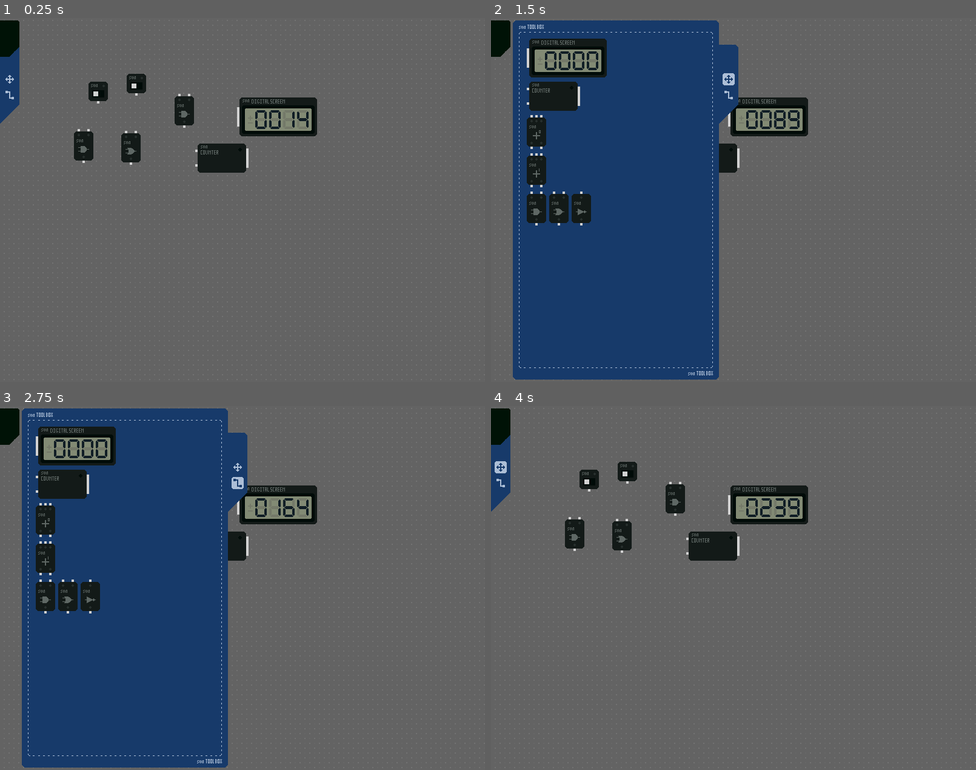
Above: before the commit, frames 1-4 (two rows, left to right).
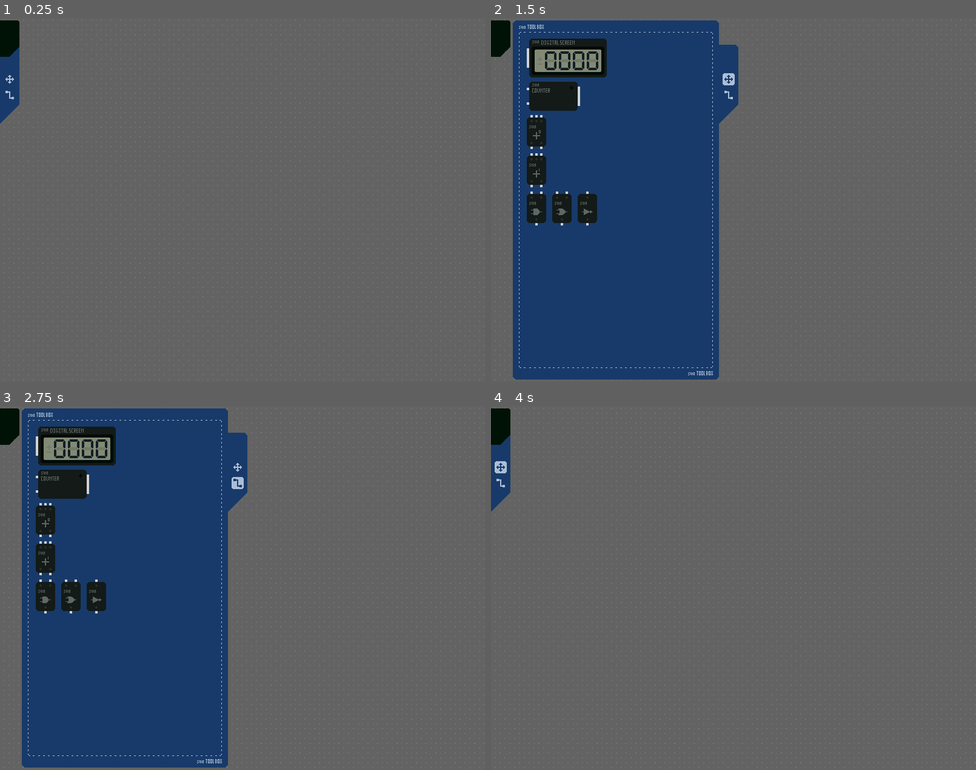
Above: after the commit, the same moments.

Repository: xiaowangxu/sun-Logic-Playground
Game: Godot game, scene res://Playground.tscn
The game is run twice, just before and just after one commit, with the same random seed, the same clock (stepped at 60 frames per second) and the same inputs.
Inputs (mouse positions are in pixels of both pictures, inside the frame that each line leads up to):
- Up to frame 1 (0.25 s): no input
- Up to frame 2 (1.5 s): click (500, 58) at 0.52 s; click (728, 79) at 1.25 s
- Up to frame 3 (2.75 s): click (237, 482) at 2 s
- Up to frame 4 (4 s): click (728, 446) at 2.77 s; click (500, 467) at 3.5 s

The runs differ from the first frame. In frame 1, 3.7% of the frame differs, in the area x 15-66%, y 15-43%; in frame 2, 2.3%; in frame 3, 2.2%; in frame 4, 3.7%.

Commit message:
Add Module feature

Diff:
--- a/Camera2D.gd
+++ b/Camera2D.gd
@@ -72,7 +72,7 @@
 		self.IsDragging = false
 		self.emit_signal("on_drop")
 
-	if self.IsDragging and event is InputEventMouseMotion:
+	if self.IsDragging and event is InputEventMouseMotion :
 		self.position -= (event.position - LastPosition) * self.zoom
 		self.LastPosition = event.position
 		self.emit_signal("is_dragging")
--- a/Module/ModuleScript/Module.gd
+++ b/Module/ModuleScript/Module.gd
@@ -43,23 +43,19 @@
 			self.add_to_group("dragging_module")
 			self.LastPosition = event.position
 			self.IsDragging = true
-			var parent : Node = self.get_parent()
 		else :
 			var module = get_tree().get_nodes_in_group("dragging_module")[0]
-			if module.get_index() < self.get_index() :
+			if module.get_index() <= self.get_index() :
 				module.IsDragging = false
 				module.remove_from_group("dragging_module")
 				self.add_to_group("dragging_module")
 				self.LastPosition = event.position
 				self.IsDragging = true
-				get_tree().set_input_as_handled()
 			else :
 				self.IsDragging = false
-	#print(get_tree().get_nodes_in_group("dragging_module"))
 	pass
 
 func _unhandled_input(event):
-
 	if not self.IsDragging :
 		return
 
@@ -69,12 +65,14 @@
 		self.IsDragging = false
 		self.LastDragState = false
 
+	#self.get_tree().set_input_as_handled()
+
 	if event is InputEventMouseMotion:
 		if not self.LastDragState :
 			self.LastDragState = true
-			var parent : Node = self.get_parent()
 			self.emit_signal("on_drag")
 			if self.IsDragging :
+				var parent : Node = self.get_parent()
 				parent.move_child(self, parent.get_child_count())
 
 	if self.IsDragging and event.is_action_released("mouse_left") :
--- a/ModuleView.gd
+++ b/ModuleView.gd
@@ -1,10 +1,25 @@
 extends MarginContainer
 
 export(PackedScene) var Module : PackedScene
+export(String) var Name : String = ""
 
-# Called when the node enters the scene tree for the first time.
+signal on_ButtonAdd_Clicked(modulepackedscene, mouseposition)
+
 func _ready():
+	set_process(false)
+	set_physics_process(false)
+
+	self.connect("on_ButtonAdd_Clicked", self.get_node("/root/Playground/NewModuleLayer"), "on_ButtonAdd_clicked")
+
 	var module = Module.instance()
+
+	if self.Name != "" :
+		$HBoxContainer/VBoxContainer/NameLabel.text = self.Name
+		$HBoxContainer/VBoxContainer/NameLabel.visible = true
+	else :
+		$HBoxContainer/VBoxContainer/NameLabel.visible = false
+
+	module.DragEnable = false
 
 	var additionalvec : Vector2 = Vector2.ZERO
 
@@ -29,4 +44,12 @@
 	$HBoxContainer/ViewportContainer/Viewport.size = modulesize
 
 	#self.rect_min_size = modulesize
-	pass # Replace with function body.
+	pass
+
+func _on_ViewportContainer_gui_input(event) :
+	if event.is_action_pressed("mouse_left") :
+		#print("left Mouse Clicked")
+		self.get_tree().set_input_as_handled()
+		#print(event.position)
+		self.emit_signal("on_ButtonAdd_Clicked", self.Module, event.position)
+	pass
--- a/ModuleView.tscn
+++ b/ModuleView.tscn
@@ -23,22 +23,15 @@
 render_target_update_mode = 3
 
 [node name="VBoxContainer" type="VBoxContainer" parent="HBoxContainer"]
-visible = false
 margin_left = 5.0
-margin_right = 34.0
+margin_right = 5.0
 margin_bottom = 600.0
 size_flags_stretch_ratio = 0.0
 
-[node name="Label" type="Label" parent="HBoxContainer/VBoxContainer"]
-margin_right = 29.0
+[node name="NameLabel" type="Label" parent="HBoxContainer/VBoxContainer"]
+visible = false
+margin_right = 20.0
 margin_bottom = 14.0
 size_flags_vertical = 1
 custom_colors/font_color = Color( 1, 1, 1, 1 )
-text = "AND"
-
-[node name="Label2" type="Label" parent="HBoxContainer/VBoxContainer"]
-margin_top = 18.0
-margin_right = 29.0
-margin_bottom = 32.0
-size_flags_vertical = 1
-custom_colors/font_color = Color( 1, 1, 1, 1 )
+[connection signal="gui_input" from="HBoxContainer/ViewportContainer" to="." method="_on_ViewportContainer_gui_input"]
--- /dev/null
+++ b/NewModuleLayer.gd
@@ -0,0 +1,40 @@
+extends CanvasLayer
+
+var NewModule : Module = null
+var MousePosition : Vector2 = Vector2.ZERO
+
+signal on_NewModule_drop(newmodulelist)
+
+func _ready():
+	set_process(false)
+	set_physics_process(false)
+	pass
+
+func on_ButtonAdd_clicked(modulepackedscene : PackedScene, mouseposition : Vector2):
+	self.MousePosition = mouseposition
+
+	self.NewModule = modulepackedscene.instance()
+	self.NewModule.DragEnable = false
+
+	if self.NewModule.PinBoarder & 1 :
+		self.MousePosition.y -= 4
+	if self.NewModule.PinBoarder & 4 :
+		self.MousePosition.x -= 4
+
+	self.NewModule.position = self.get_viewport().get_mouse_position() - self.MousePosition
+	self.add_child(self.NewModule)
+	pass
+
+func _input(event):
+	if self.NewModule == null :
+		return
+
+	if event.is_action_released("mouse_left") :
+		self.NewModule = null
+		self.MousePosition = Vector2.ZERO
+		self.emit_signal("on_NewModule_drop", self.get_children())
+
+	if event is InputEventMouseMotion :
+		self.NewModule.position = self.get_viewport().get_mouse_position() - self.MousePosition
+
+	pass
--- a/Playground.gd
+++ b/Playground.gd
@@ -1,7 +1,7 @@
 extends Node2D
 
 var a = 2
-export(Array, NodePath) var ModuleList : Array
+var ModuleList : Array = []
 export(Array, NodePath) var ConnectionList : Array
 
 func connect_LineModule(pina, pinb, line) -> void:
@@ -11,16 +11,12 @@
 	line.connect_Pin(pinb)
 	pass
 
+func add_Module(newmodule) -> void :
+	if not self.ModuleList.has(newmodule) :
+		self.ModuleList.append(newmodule)
+	pass
+
 func _ready():
-	$Counter/Pin.connect_Line($ConnectionLine/Line)
-	$DigitalNumberScreen4/Pin_Number.connect_Line($ConnectionLine/Line)
-	$ConnectionLine/Line.connect_Pin($Counter/Pin)
-	$ConnectionLine/Line.connect_Pin($DigitalNumberScreen4/Pin_Number)
-
-	self.connect_LineModule($AndGate2/Pin_A, $Button1/Pin, $ConnectionLine/Line2)
-	self.connect_LineModule($AndGate3/Pin_B, $Button2/Pin, $ConnectionLine/Line3)
-	self.connect_LineModule($AndGate2/Pin_R, $AndGate3/Pin_A, $ConnectionLine/Line4)
-	self.connect_LineModule($AndGate3/Pin_R, $AndGate2/Pin_B, $ConnectionLine/Line5)
 	pass
 
 func _process(delta : float) -> void:
@@ -30,7 +26,21 @@
 
 func update_Playground() -> void:
 	for module in ModuleList:
-		get_node(module).Update()
+		module.Update()
 	for line in ConnectionList:
 		get_node(line).Update()
 	pass
+
+
+func _on_NewModuleLayer_on_NewModule_drop(newmodulelist):
+	#print(newmodulelist)
+	for newmodule in newmodulelist :
+		newmodule.get_parent().remove_child(newmodule)
+		newmodule.position = (newmodule.position - self.get_viewport_rect().size / 2) * GlobalData.CameraZoom + $Camera2D.position + newmodule.get_node("Area2D/CollisionShape2D").shape.extents * (GlobalData.CameraZoom - 1)
+		$ModuleLayer.add_child(newmodule)
+		var parent : Node = newmodule.get_parent()
+		parent.move_child(newmodule, 0)
+		parent.move_child(newmodule, parent.get_child_count())
+		newmodule.DragEnable = true
+		self.add_Module(newmodule)
+	pass
--- a/Playground.tscn
+++ b/Playground.tscn
@@ -2,33 +2,33 @@
 
 [ext_resource path="res://Playground.gd" type="Script" id=1]
 [ext_resource path="res://Camera2D.gd" type="Script" id=2]
-[ext_resource path="res://BoxLayer.gd" type="Script" id=3]
-[ext_resource path="res://Assets/Panel.png" type="Texture" id=4]
-[ext_resource path="res://ToolBox.gd" type="Script" id=5]
-[ext_resource path="res://Assets/Logo.png" type="Texture" id=6]
-[ext_resource path="res://Assets/Tab.png" type="Texture" id=7]
-[ext_resource path="res://Assets/Button/ToolBoxButtonGroup.tres" type="ButtonGroup" id=8]
-[ext_resource path="res://Assets/Button/Move-default.png" type="Texture" id=9]
-[ext_resource path="res://Assets/Button/Move-fouse.png" type="Texture" id=10]
-[ext_resource path="res://Assets/Button/Move-hover.png" type="Texture" id=11]
-[ext_resource path="res://Assets/Button/Connect-default.png" type="Texture" id=12]
-[ext_resource path="res://Assets/Button/Connect-fouse.png" type="Texture" id=13]
-[ext_resource path="res://Assets/Button/Connect-hover.png" type="Texture" id=14]
-[ext_resource path="res://Theme.tres" type="Theme" id=15]
-[ext_resource path="res://ModuleView.tscn" type="PackedScene" id=16]
-[ext_resource path="res://Module/DigitalNumberScreen4.tscn" type="PackedScene" id=17]
-[ext_resource path="res://Module/Counter.tscn" type="PackedScene" id=18]
-[ext_resource path="res://Module/Adder0.tscn" type="PackedScene" id=19]
-[ext_resource path="res://Module/Adder1.tscn" type="PackedScene" id=20]
-[ext_resource path="res://Module/AndGate2.tscn" type="PackedScene" id=21]
-[ext_resource path="res://Module/OrGate2.tscn" type="PackedScene" id=22]
-[ext_resource path="res://Module/NotGate.tscn" type="PackedScene" id=23]
-[ext_resource path="res://Assets/Panel-run.png" type="Texture" id=24]
-[ext_resource path="res://Assets/Logo-run.png" type="Texture" id=25]
-[ext_resource path="res://Assets/Tab-run.png" type="Texture" id=26]
-[ext_resource path="res://Connection/Line.tscn" type="PackedScene" id=27]
-[ext_resource path="res://Assets/Background.png" type="Texture" id=28]
-[ext_resource path="res://Module/Button1.tscn" type="PackedScene" id=29]
+[ext_resource path="res://Assets/Background.png" type="Texture" id=3]
+[ext_resource path="res://Connection/Line.tscn" type="PackedScene" id=4]
+[ext_resource path="res://NewModuleLayer.gd" type="Script" id=5]
+[ext_resource path="res://BoxLayer.gd" type="Script" id=6]
+[ext_resource path="res://Assets/Panel.png" type="Texture" id=7]
+[ext_resource path="res://ToolBox.gd" type="Script" id=8]
+[ext_resource path="res://Assets/Logo.png" type="Texture" id=9]
+[ext_resource path="res://Assets/Tab.png" type="Texture" id=10]
+[ext_resource path="res://Assets/Button/ToolBoxButtonGroup.tres" type="ButtonGroup" id=11]
+[ext_resource path="res://Assets/Button/Move-default.png" type="Texture" id=12]
+[ext_resource path="res://Assets/Button/Move-fouse.png" type="Texture" id=13]
+[ext_resource path="res://Assets/Button/Move-hover.png" type="Texture" id=14]
+[ext_resource path="res://Assets/Button/Connect-default.png" type="Texture" id=15]
+[ext_resource path="res://Assets/Button/Connect-fouse.png" type="Texture" id=16]
+[ext_resource path="res://Assets/Button/Connect-hover.png" type="Texture" id=17]
+[ext_resource path="res://Theme.tres" type="Theme" id=18]
+[ext_resource path="res://ModuleView.tscn" type="PackedScene" id=19]
+[ext_resource path="res://Module/DigitalNumberScreen4.tscn" type="PackedScene" id=20]
+[ext_resource path="res://Module/Counter.tscn" type="PackedScene" id=21]
+[ext_resource path="res://Module/Adder0.tscn" type="PackedScene" id=22]
+[ext_resource path="res://Module/Adder1.tscn" type="PackedScene" id=23]
+[ext_resource path="res://Module/AndGate2.tscn" type="PackedScene" id=24]
+[ext_resource path="res://Module/OrGate2.tscn" type="PackedScene" id=25]
+[ext_resource path="res://Module/NotGate.tscn" type="PackedScene" id=26]
+[ext_resource path="res://Assets/Panel-run.png" type="Texture" id=27]
+[ext_resource path="res://Assets/Logo-run.png" type="Texture" id=28]
+[ext_resource path="res://Assets/Tab-run.png" type="Texture" id=29]
 
 [sub_resource type="StyleBoxEmpty" id=1]
 
@@ -37,7 +37,6 @@
 __meta__ = {
 "_edit_lock_": true
 }
-ModuleList = [ NodePath("Counter"), NodePath("DigitalNumberScreen4"), NodePath("Button1"), NodePath("Button2"), NodePath("AndGate2"), NodePath("AndGate3") ]
 ConnectionList = [ NodePath("ConnectionLine/Line"), NodePath("ConnectionLine/Line2"), NodePath("ConnectionLine/Line3"), NodePath("ConnectionLine/Line4"), NodePath("ConnectionLine/Line5") ]
 
 [node name="Camera2D" type="Camera2D" parent="."]
@@ -53,8 +52,90 @@
 
 [node name="Tween" type="Tween" parent="Camera2D"]
 
+[node name="TextureRect" type="TextureRect" parent="."]
+self_modulate = Color( 1, 1, 1, 0.0980392 )
+margin_right = 2160.0
+margin_bottom = 1270.0
+mouse_filter = 2
+texture = ExtResource( 3 )
+stretch_mode = 2
+__meta__ = {
+"_edit_lock_": true
+}
+
+[node name="ConnectionLine" type="Node2D" parent="."]
+z_index = -1
+__meta__ = {
+"_edit_lock_": true
+}
+
+[node name="Line" parent="ConnectionLine" instance=ExtResource( 4 )]
+
+[node name="Line2D" type="Line2D" parent="ConnectionLine/Line"]
+visible = false
+position = Vector2( 703, 441 )
+points = PoolVector2Array( 112, 220, 144, 220 )
+width = 20.0
+default_color = Color( 0.211765, 0.572549, 0.631373, 1 )
+texture_mode = 875706424
+joint_mode = 2
+
+[node name="Line2" parent="ConnectionLine" instance=ExtResource( 4 )]
+LineMode = 1
+
+[node name="Line2D" type="Line2D" parent="ConnectionLine/Line2"]
+visible = false
+position = Vector2( 703, 441 )
+points = PoolVector2Array( 380, 128, 380, 152 )
+width = 4.0
+default_color = Color( 0.211765, 0.572549, 0.631373, 1 )
+texture_mode = 875706424
+joint_mode = 2
+
+[node name="Line3" parent="ConnectionLine" instance=ExtResource( 4 )]
+LineMode = 1
+
+[node name="Line2D" type="Line2D" parent="ConnectionLine/Line3"]
+visible = false
+position = Vector2( 703, 441 )
+points = PoolVector2Array( 452, 130, 452, 154 )
+width = 4.0
+default_color = Color( 0.211765, 0.572549, 0.631373, 1 )
+texture_mode = 875706424
+joint_mode = 2
+
+[node name="Line4" parent="ConnectionLine" instance=ExtResource( 4 )]
+LineMode = 1
+
+[node name="Line2D" type="Line2D" parent="ConnectionLine/Line4"]
+visible = false
+position = Vector2( 703, 441 )
+points = PoolVector2Array( 388, 200, 388, 212.563, 388, 218, 404, 218, 426, 140, 436, 140, 436, 152 )
+width = 4.0
+default_color = Color( 0.211765, 0.572549, 0.631373, 1 )
+texture_mode = 875706424
+joint_mode = 2
+
+[node name="Line5" parent="ConnectionLine" instance=ExtResource( 4 )]
+LineMode = 1
+
+[node name="Line2D" type="Line2D" parent="ConnectionLine/Line5"]
+visible = false
+position = Vector2( 703, 441 )
+points = PoolVector2Array( 444, 200, 444, 218, 428, 218, 408, 140, 396, 140, 396, 152 )
+width = 4.0
+default_color = Color( 0.211765, 0.572549, 0.631373, 1 )
+texture_mode = 875706424
+joint_mode = 2
+
+[node name="ModuleLayer" type="Node2D" parent="."]
+
+[node name="NewModuleLayer" type="CanvasLayer" parent="."]
+layer = 2
+script = ExtResource( 5 )
+
 [node name="CanvasLayer" type="CanvasLayer" parent="."]
-script = ExtResource( 3 )
+script = ExtResource( 6 )
 BoxArray = [ NodePath("ToolBox"), NodePath("RunBox") ]
 
 [node name="ToolBox" type="NinePatchRect" parent="CanvasLayer"]
@@ -194,31 +275,33 @@
 margin_bottom = 28.0
 size_flags_horizontal = 3
 
-[node name="AndGate2" parent="CanvasLayer/ToolBox/ScrollContainer/VBoxContainer/HBoxContainer" instance=ExtResource( 16 )]
-anchor_right = 0.0
-anchor_bottom = 0.0
-Module = ExtResource( 21 )
-
-[node name="OrGate2" parent="CanvasLayer/ToolBox/ScrollContainer/VBoxContainer/HBoxContainer" instance=ExtResource( 16 )]
-anchor_right = 0.0
-anchor_bottom = 0.0
-margin_left = 5.0
+[node name="AndGate2" parent="CanvasLayer/ToolBox/ScrollContainer/VBoxContainer/HBoxContainer" instance=ExtResource( 19 )]
+anchor_right = 0.0
+anchor_bottom = 0.0
 margin_right = 5.0
-Module = ExtResource( 22 )
-
-[node name="NotGate" parent="CanvasLayer/ToolBox/ScrollContainer/VBoxContainer/HBoxContainer" instance=ExtResource( 16 )]
+Module = ExtResource( 24 )
+
+[node name="OrGate2" parent="CanvasLayer/ToolBox/ScrollContainer/VBoxContainer/HBoxContainer" instance=ExtResource( 19 )]
 anchor_right = 0.0
 anchor_bottom = 0.0
 margin_left = 10.0
-margin_right = 10.0
-Module = ExtResource( 23 )
+margin_right = 15.0
+Module = ExtResource( 25 )
+
+[node name="NotGate" parent="CanvasLayer/ToolBox/ScrollContainer/VBoxContainer/HBoxContainer" instance=ExtResource( 19 )]
+anchor_right = 0.0
+anchor_bottom = 0.0
+margin_left = 20.0
+margin_right = 25.0
+Module = ExtResource( 26 )
 
 [node name="RunBox" type="NinePatchRect" parent="CanvasLayer"]
+editor/display_folded = true
 margin_left = -155.0
 margin_top = 4.0
 margin_bottom = 77.0
 mouse_filter = 0
-texture = ExtResource( 24 )
+texture = ExtResource( 27 )
 region_rect = Rect2( 0, 0, 64, 64 )
 patch_margin_left = 27
 patch_margin_top = 30
@@ -257,119 +340,9 @@
 margin_bottom = 40.0
 custom_styles/focus = SubResource( 1 )
 flat = true
-
-[node name="ConnectionLine" type="Node2D" parent="."]
-z_index = -1
-__meta__ = {
-"_edit_lock_": true
-}
-
-[node name="Line" parent="ConnectionLine" instance=ExtResource( 27 )]
-editor/display_folded = false
-
-[node name="Line2D" type="Line2D" parent="ConnectionLine/Line"]
-visible = false
-position = Vector2( 703, 441 )
-points = PoolVector2Array( 112, 220, 144, 220 )
-width = 20.0
-default_color = Color( 0.211765, 0.572549, 0.631373, 1 )
-texture_mode = 875706424
-joint_mode = 2
-
-[node name="Line2" parent="ConnectionLine" instance=ExtResource( 27 )]
-editor/display_folded = false
-LineMode = 1
-
-[node name="Line2D" type="Line2D" parent="ConnectionLine/Line2"]
-visible = false
-position = Vector2( 703, 441 )
-points = PoolVector2Array( 380, 128, 380, 152 )
-width = 4.0
-default_color = Color( 0.211765, 0.572549, 0.631373, 1 )
-texture_mode = 875706424
-joint_mode = 2
-
-[node name="Line3" parent="ConnectionLine" instance=ExtResource( 27 )]
-editor/display_folded = false
-LineMode = 1
-
-[node name="Line2D" type="Line2D" parent="ConnectionLine/Line3"]
-visible = false
-position = Vector2( 703, 441 )
-points = PoolVector2Array( 452, 130, 452, 154 )
-width = 4.0
-default_color = Color( 0.211765, 0.572549, 0.631373, 1 )
-texture_mode = 875706424
-joint_mode = 2
-
-[node name="Line4" parent="ConnectionLine" instance=ExtResource( 27 )]
-editor/display_folded = false
-LineMode = 1
-
-[node name="Line2D" type="Line2D" parent="ConnectionLine/Line4"]
-visible = false
-position = Vector2( 703, 441 )
-points = PoolVector2Array( 388, 200, 388, 212.563, 388, 218, 404, 218, 426, 140, 436, 140, 436, 152 )
-width = 4.0
-default_color = Color( 0.211765, 0.572549, 0.631373, 1 )
-texture_mode = 875706424
-joint_mode = 2
-
-[node name="Line5" parent="ConnectionLine" instance=ExtResource( 27 )]
-editor/display_folded = false
-LineMode = 1
-
-[node name="Line2D" type="Line2D" parent="ConnectionLine/Line5"]
-visible = false
-position = Vector2( 703, 441 )
-points = PoolVector2Array( 444, 200, 444, 218, 428, 218, 408, 140, 396, 140, 396, 152 )
-width = 4.0
-default_color = Color( 0.211765, 0.572549, 0.631373, 1 )
-texture_mode = 875706424
-joint_mode = 2
-
-[node name="TextureRect" type="TextureRect" parent="."]
-self_modulate = Color( 1, 1, 1, 0.0980392 )
-margin_right = 2160.0
-margin_bottom = 1270.0
-mouse_filter = 2
-texture = ExtResource( 28 )
-stretch_mode = 2
-__meta__ = {
-"_edit_lock_": true
-}
-
-[node name="DigitalNumberScreen4" parent="." instance=ExtResource( 17 )]
-position = Vector2( 1068, 431 )
-ShiftPosition = Vector2( 4, 4 )
-
-[node name="Counter" parent="." instance=ExtResource( 18 )]
-position = Vector2( 999, 507 )
-ShiftPosition = Vector2( 4, 4 )
-
-[node name="Button2" parent="." instance=ExtResource( 29 )]
-position = Vector2( 819, 405 )
-ShiftPosition = Vector2( 0, 4 )
-
-[node name="Button1" parent="." instance=ExtResource( 29 )]
-position = Vector2( 882, 392 )
-ShiftPosition = Vector2( 0, 4 )
-
-[node name="AndGate2" parent="." instance=ExtResource( 21 )]
-position = Vector2( 795, 487 )
-ShiftPosition = Vector2( 0, 4 )
-
-[node name="AndGate3" parent="." instance=ExtResource( 21 )]
-position = Vector2( 961, 429 )
-ShiftPosition = Vector2( 0, 4 )
-
-[node name="OrGate2" parent="." instance=ExtResource( 22 )]
-position = Vector2( 873, 490 )
-ShiftPosition = Vector2( 0, 4 )
 [connection signal="on_mouseright_clicked" from="Camera2D" to="CanvasLayer" method="hide_All"]
+[connection signal="on_NewModule_drop" from="NewModuleLayer" to="." method="_on_NewModuleLayer_on_NewModule_drop"]
 [connection signal="on_show" from="CanvasLayer/ToolBox" to="CanvasLayer" method="hide_All"]
 [connection signal="pressed" from="CanvasLayer/ToolBox/NinePatchRect/Button" to="CanvasLayer/ToolBox" method="_on_Button_pressed"]
 [connection signal="on_show" from="CanvasLayer/RunBox" to="CanvasLayer" method="hide_All"]
 [connection signal="pressed" from="CanvasLayer/RunBox/NinePatchRect/Button" to="CanvasLayer/RunBox" method="_on_Button_pressed"]
-[connection signal="on_drag" from="DigitalNumberScreen4" to="DigitalNumberScreen4" method="_on_DigitalNumberScreen4_on_drag"]
-[connection signal="on_drop" from="DigitalNumberScreen4" to="DigitalNumberScreen4" method="_on_DigitalNumberScreen4_on_drop"]
--- a/project.godot
+++ b/project.godot
@@ -43,7 +43,6 @@
 [debug]
 
 settings/fps/force_fps=120
-settings/stdout/print_fps=true
 
 [display]
 
Binary file added: Assets/Font/A.png
Not shown, added: Assets/Font/A.png.import
Binary file added: Assets/Font/B.png
Not shown, added: Assets/Font/B.png.import
Binary file added: Assets/Font/C.png
Not shown, added: Assets/Font/C.png.import
Binary file added: Assets/Font/D.png
Not shown, added: Assets/Font/D.png.import
Binary file added: Assets/Font/E.png
Not shown, added: Assets/Font/E.png.import
Binary file added: Assets/Font/F.png
Not shown, added: Assets/Font/F.png.import
(and 48 more such lines)
